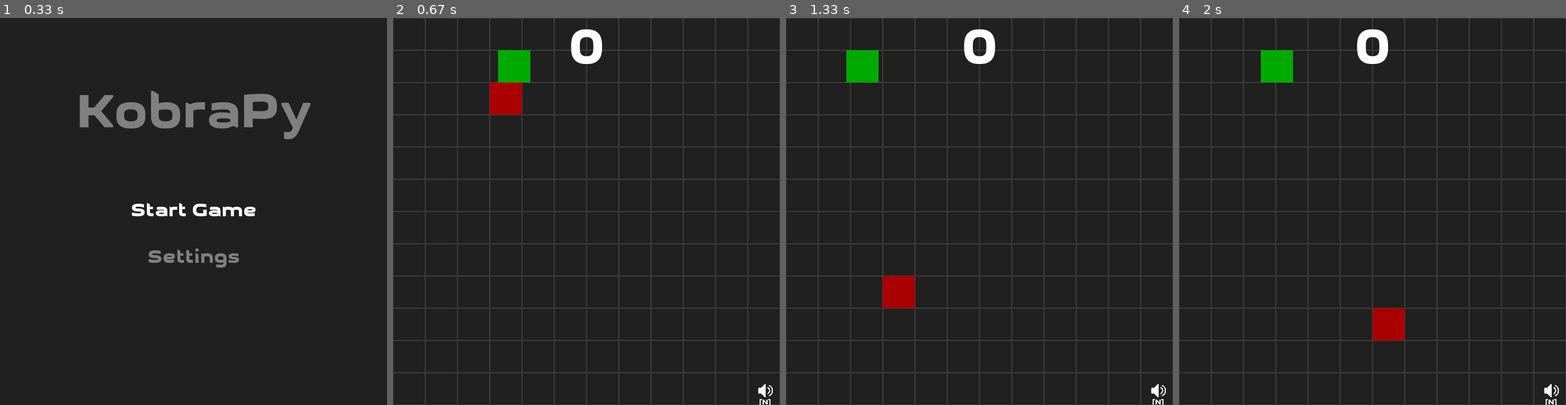
Above: before the commit, frames 1-4 (left to right).
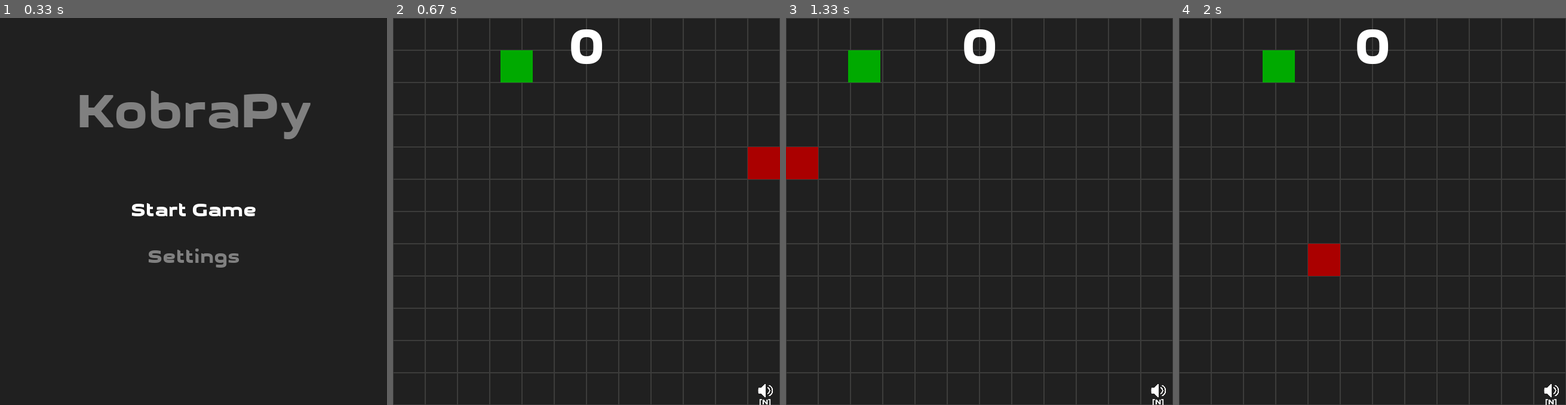
Above: after the commit, the same moments.

Repository: fossguild/naja
Game: pygame game, started from kobra.py
Two runs of this game, one before a commit and one after it. Both use one fixed random seed, a clock stepped at 60 frames per second and the inputs below.
Inputs:
- Up to frame 1 (0.33 s): no input
- Up to frame 2 (0.67 s): tap Enter at 0.33 s
- Up to frame 3 (1.33 s): hold Up 0.67-1.13 s; tap Enter at 1.17 s
- Up to frame 4 (2 s): tap Esc at 1.5 s; tap Enter at 1.83 s

Frame 1 is identical in both runs. In frame 2, 1.5% of the frame differs, in the area x 25-100%, y 8-42%; in frame 3, 1.5%; in frame 4, 1.5%.

Commit message:
adding support to Obstacle class

Diff:
--- /dev/null
+++ b/constants.py
@@ -0,0 +1,39 @@
+#!/usr/bin/env python3
+#
+#   Copyright (c) 2023, Monaco F. J. <monaco@usp.br>
+#
+#   This file is part of KobraPy.
+#
+#   KobraPy is free software: you can redistribute it and/or modify
+#   it under the terms of the GNU General Public License as published by
+#   the Free Software Foundation, either version 3 of the License, or
+#   (at your option) any later version.
+#
+#   This program is distributed in the hope that it will be useful,
+#   but WITHOUT ANY WARRANTY; without even the implied warranty of
+#   MERCHANTABILITY or FITNESS FOR A PARTICULAR PURPOSE.  See the
+#   GNU General Public License for more details.
+#
+#   You should have received a copy of the GNU General Public License
+#   along with this program.  If not, see <http://www.gnu.org/licenses/>.
+
+
+"""
+This file is for defining constants for the kobra.py game.
+This file is only for objects/constants whose values are known
+before runtime and never changed
+"""
+
+
+HEAD_COLOR = "#00aa00"  # Color of the snake's head.
+DEAD_HEAD_COLOR = "#4b0082"  # Color of the dead snake's head.
+TAIL_COLOR = "#00ff00"  # Color of the snake's tail.
+OBSTACLE_COLOR = "#666666"  # Color of the obstacles.
+APPLE_COLOR = "#aa0000"  # Color of the apple.
+ARENA_COLOR = "#202020"  # Color of the ground.
+GRID_COLOR = "#3c3c3b"  # Color of the grid lines.
+SCORE_COLOR = "#ffffff"  # Color of the scoreboard.
+MESSAGE_COLOR = "#808080"  # Color of the game-over message.
+
+WINDOW_TITLE = "KobraPy"  # Window title.
+CLOCK_TICKS = 4  # How fast the snake moves.
--- /dev/null
+++ b/entities.py
@@ -0,0 +1,288 @@
+#!/usr/bin/env python3
+#
+#   Copyright (c) 2023, Monaco F. J. <monaco@usp.br>
+#
+#   This file is part of KobraPy.
+#
+#   KobraPy is free software: you can redistribute it and/or modify
+#   it under the terms of the GNU General Public License as published by
+#   the Free Software Foundation, either version 3 of the License, or
+#   (at your option) any later version.
+#
+#   This program is distributed in the hope that it will be useful,
+#   but WITHOUT ANY WARRANTY; without even the implied warranty of
+#   MERCHANTABILITY or FITNESS FOR A PARTICULAR PURPOSE.  See the
+#   GNU General Public License for more details.
+#
+#   You should have received a copy of the GNU General Public License
+#   along with this program.  If not, see <http://www.gnu.org/licenses/>.
+
+"""
+This file is for defining the main game entities
+"""
+
+from __future__ import annotations
+
+import random
+from typing import Callable
+import pygame
+
+from constants import CLOCK_TICKS, APPLE_COLOR, OBSTACLE_COLOR
+
+
+##
+## Snake class
+##
+
+
+class Snake:
+
+    def __init__(self, width, height, grid_size):
+        """Initialize the Snake.
+
+        Args:
+            width: Game window width
+            height: Game window height
+            grid_size: Size of each grid cell
+        """
+        # Store window dimensions and grid size
+        self.width = width
+        self.height = height
+        self.grid_size = grid_size
+
+        # Dimension of each snake segment.
+        self.x, self.y = grid_size, grid_size
+
+        # Initial direction
+        # xmov :  -1 left,    0 still,   1 right
+        # ymov :  -1 up       0 still,   1 dows
+        self.xmov = 1
+        self.ymov = 0
+
+        # The snake has a head segement,
+        self.head = pygame.Rect(self.x, self.y, grid_size, grid_size)
+
+        # and a tail/history of positions (head first).
+        # Store integer grid coordinates (x, y) in `positions`, head at index 0.
+        self.positions = [(self.x, self.y)]
+        self.tail = self.positions[1:]
+
+        # The snake is born.
+        self.alive = True
+
+        # No collected apples.
+        self.got_apple = False
+
+        # Initial speed
+        self.speed = float(CLOCK_TICKS)
+
+        # For smooth movement
+        self.move_progress = 0.0
+        self.target_x = self.x
+        self.target_y = self.y
+        self.draw_x = self.x
+        self.draw_y = self.y
+
+        self.prev_head_x = self.x
+        self.prev_head_y = self.y
+
+    # This function is called at each loop interation.
+
+    def update(self, apple: Apple, obstacles: list[Obstacle] ,game_over_func: Callable):
+        """Update snake position and check for collisions.
+
+        Returns:
+            bool: True if the snake died this frame, False otherwise
+        """
+        died = False
+
+        # Calculate the head's next position based on current movement
+        next_x = self.head.x + self.xmov * self.grid_size
+        next_y = self.head.y + self.ymov * self.grid_size
+
+        # Only check collisions if the snake is currently moving
+        if self.xmov or self.ymov:
+            # Check for border crash.
+            if next_x not in range(0, self.width) or next_y not in range(0, self.height):
+                self.alive = False
+                died = True
+
+            # Check for self-bite.
+            for square in self.tail:
+                if next_x == square[0] and next_y == square[1]:
+                    self.alive = False
+                    died = True
+
+            # Check for obstacle collision.
+            for obstacle in obstacles:
+                if next_x == obstacle.x and next_y == obstacle.y:
+                    self.alive = False
+                    died = True
+
+            if self.alive:
+                self.target_x = next_x
+                self.target_y = next_y
+                self.move_progress = 0.0
+
+        # In the event of death, reset the game arena.
+        if not self.alive:
+            #handle game over visuals to the user
+            game_over_func()
+
+            # Respan the head
+            self.x, self.y = self.grid_size, self.grid_size
+            self.head = pygame.Rect(self.x, self.y, self.grid_size, self.grid_size)
+
+            # Respan the initial tail
+            self.tail = []
+
+            # Initial direction
+            self.xmov = 1  # Right
+            self.ymov = 0  # Still
+
+            # Resurrection
+            self.alive = True
+            self.got_apple = False
+
+            # Reset speed
+            self.speed = float(CLOCK_TICKS)
+
+            # For smooth movement
+            self.move_progress = 0.0
+            self.target_x = self.x
+            self.target_y = self.y
+            self.draw_x = self.x
+            self.draw_y = self.y
+            self.prev_head_x = self.x
+            self.prev_head_y = self.y
+
+            # Reposition the apple
+            apple.ensure_valid_position(self)
+
+        # Move the snake.
+        # Increment smooth movement progress
+        if self.xmov or self.ymov:
+            self.move_progress += self.speed / 60.0  # Adjust based on frame rate
+
+            # Interpolate drawing position
+            self.draw_x = self.head.x + (self.target_x - self.head.x) * min(self.move_progress, 1.0)
+            self.draw_y = self.head.y + (self.target_y - self.head.y) * min(self.move_progress, 1.0)
+
+            # Only update grid position when movement is complete
+            if self.move_progress >= 1.0:
+                self.prev_head_x = self.head.x
+                self.prev_head_y = self.head.y
+
+                # Prepend a new segment to tail.
+                self.tail.insert(0, (self.head.x, self.head.y))
+
+                if self.got_apple:
+                    self.got_apple = False
+                else:
+                    self.tail.pop()
+
+                # Move the head to target position
+                self.head.x = self.target_x
+                self.head.y = self.target_y
+                self.move_progress = 0.0
+
+        return died
+
+
+##
+## The apple class.
+##
+
+
+class Apple:
+    def __init__(self, width, height, grid_size):
+        """Initialize the Apple.
+
+        Args:
+            width: Game window width
+            height: Game window height
+            grid_size: Size of each grid cell
+        """
+        self.width = width
+        self.height = height
+        self.grid_size = grid_size
+
+        # Place at random position (will be refined by ensure_valid_position)
+        self.x = random.randrange(0, width, grid_size)
+        self.y = random.randrange(0, height, grid_size)
+        self.rect = pygame.Rect(self.x, self.y, grid_size, grid_size)
+
+    def ensure_valid_position(self, snake: Snake, obstacles: Obstacle | None = None):
+        """Move apple to a position not occupied by the snak or obstacles
+
+        Args:
+            snake: The Snake instance to avoid
+            obstacles: Obstacles to avoid
+        """
+        if obstacles is None:
+            obstacles = []
+
+        # Keep trying until we find a free grid cell (not on the snake).
+        while True:
+            self.x = random.randrange(0, self.width, self.grid_size)
+            self.y = random.randrange(0, self.height, self.grid_size)
+            self.rect = pygame.Rect(self.x, self.y, self.grid_size, self.grid_size)
+
+            head_free = not (self.x == snake.head.x and self.y == snake.head.y)
+            tail_free = all(
+                (self.x != seg[0] or self.y != seg[1]) for seg in snake.tail
+            )
+            obstacle_free = all(
+                (self.x != obs.x or self.y != obs.y) for obs in obstacles
+            )
+            if head_free and tail_free and obstacle_free:
+                break
+
+    # This function is called each iteration of the game loop
+    def update(self,arena):
+        """Draw the apple."""
+        pygame.draw.rect(arena, APPLE_COLOR, self.rect)
+
+
+
+
+class Obstacle:
+    def __init__(self, x, y, arena, grid_size):
+        self.x = x
+        self.y = y
+        self.rect = pygame.Rect(x, y, grid_size, grid_size)
+        self.arena = arena
+
+    def update(self):
+        # Draw the obstacle
+        pygame.draw.rect(self.arena, OBSTACLE_COLOR, self.rect)
+
+
+    @staticmethod
+    def calculate_obstacles_from_difficulty(difficulty,width,grid_size,height):
+        total_cells = (width // grid_size) * (height // grid_size)
+
+        difficulty_percentages = {
+            "None": 0.0,
+            "Easy": 0.04,
+            "Medium": 0.06,
+            "Hard": 0.10,
+            "Impossible": 0.15,
+        }
+
+        percentage = difficulty_percentages.get(difficulty, 0.0)
+        return int(total_cells * percentage)
+
+    @staticmethod
+    def is_blocked(x, y, new_obstacle_pos, obstacles_positions,width,height):
+        """Checks if a given coordinate is blocked by an obstacle, the new one, or the board edge."""
+        # Check if it's outside the board boundaries
+        if not (0 <= x < width and 0 <= y < height):
+            return True
+        # Check if it's the potential new obstacle
+        if (x, y) == new_obstacle_pos:
+            return True
+        # Check if it's an already existing obstacle
+        if (x, y) in obstacles_positions:
+            return True
+        return False
--- a/kobra.py
+++ b/kobra.py
@@ -20,6 +20,18 @@
 import sys
 import random
 import pygame
+from entities import Snake, Apple, Obstacle
+from constants import (
+    HEAD_COLOR,
+    DEAD_HEAD_COLOR,
+    TAIL_COLOR,
+    ARENA_COLOR,
+    GRID_COLOR,
+    SCORE_COLOR,
+    MESSAGE_COLOR,
+    WINDOW_TITLE,
+    CLOCK_TICKS,
+)
 
 ##
 ## Game customization.
@@ -126,20 +138,6 @@
     return max(lo, min(hi, v))
 
 
-def _calculate_obstacles_from_difficulty(difficulty):
-    total_cells = (WIDTH // GRID_SIZE) * (HEIGHT // GRID_SIZE)
-
-    difficulty_percentages = {
-        "None": 0.0,
-        "Easy": 0.04,
-        "Medium": 0.06,
-        "Hard": 0.10,
-        "Impossible": 0.15,
-    }
-
-    percentage = difficulty_percentages.get(difficulty, 0.0)
-    return int(total_cells * percentage)
-
 
 ## Format a setting value for display.
 def _fmt_setting_value(field, value):
@@ -284,8 +282,8 @@
     CLOCK_TICKS = float(SETTINGS["initial_speed"])
     MAX_SPEED = float(SETTINGS["max_speed"])
     DEATH_SOUND_ON = bool(SETTINGS["death_sound"])
-    NUM_OBSTACLES = _calculate_obstacles_from_difficulty(
-        SETTINGS["obstacle_difficulty"]
+    NUM_OBSTACLES = Obstacle.calculate_obstacles_from_difficulty(
+        SETTINGS["obstacle_difficulty"],WIDTH,GRID_SIZE,HEIGHT
     )
     MUSIC_ON = bool(SETTINGS["background_music"])
 
@@ -309,11 +307,11 @@
     # Optionally recreate moving objects to reflect new geometry/speed.
     if reset_objects:
         try:
-            globals()["snake"] = Snake()
+            globals()["snake"] = Snake(WIDTH, HEIGHT, GRID_SIZE)
             globals()["obstacles"] = create_obstacles_constructively(
                 NUM_OBSTACLES, snake.x, snake.y
             )
-            globals()["apple"] = Apple(snake, obstacles)
+            globals()["apple"] = Apple(WIDTH, HEIGHT, GRID_SIZE)
             snake.speed = CLOCK_TICKS
         except NameError:
             # If called before classes/instances exist, ignore.
@@ -396,9 +394,11 @@
         ):
             return event.key
 
-
-## Game-over prompt: only Space/Enter restart; Q quits.
-def game_over_prompt() -> None:
+def game_over_handler() -> None:
+     # Tell the bad news
+    pygame.draw.rect(arena, DEAD_HEAD_COLOR, snake.head)
+    pygame.display.update()
+    ## Game-over prompt: only Space/Enter restart; Q quits.
     _draw_center_message("Game Over", "Press Enter/Space to restart  •  Q to exit")
     key = _wait_for_keys({pygame.K_RETURN, pygame.K_SPACE, pygame.K_q})
     if key == pygame.K_q:
@@ -480,139 +480,6 @@
                             apply_settings(reset_objects=False)
 
 
-##
-## Snake class
-##
-
-
-class Snake:
-    def __init__(self):
-        # Dimension of each snake segment.
-
-        self.x, self.y = GRID_SIZE, GRID_SIZE
-
-        # Initial direction
-        # xmov :  -1 left,    0 still,   1 right
-        # ymov :  -1 up       0 still,   1 dows
-        self.xmov = 1
-        self.ymov = 0
-
-        # The snake has a head segement,
-        self.head = pygame.Rect(self.x, self.y, GRID_SIZE, GRID_SIZE)
-
-        # and a tail/history of positions (head first).
-        # Store integer grid coordinates (x, y) in `positions`, head at index 0.
-        self.positions = [(self.x, self.y)]
-        self.tail = self.positions[1:]
-
-        # The snake is born.
-        self.alive = True
-
-        # No collected apples.
-        self.got_apple = False
-
-        # Initial speed
-        self.speed = float(CLOCK_TICKS)
-
-        # For smooth movement
-        self.move_progress = 0.0
-        self.target_x = self.x
-        self.target_y = self.y
-        self.draw_x = self.x
-        self.draw_y = self.y
-
-        self.prev_head_x = self.x
-        self.prev_head_y = self.y
-
-    # This function is called at each loop interation.
-
-    def update(self):
-        global apple, obstacles
-
-        # Calculate the head's next position based on current movement
-        next_x = self.head.x + self.xmov * GRID_SIZE
-        next_y = self.head.y + self.ymov * GRID_SIZE
-
-        # Only check collisions if the snake is currently moving
-        if self.xmov or self.ymov:
-            # Check for border crash.
-            if next_x not in range(0, WIDTH) or next_y not in range(0, HEIGHT):
-                self.alive = False
-                if DEATH_SOUND_ON:
-                    gameover_sound.play()
-
-            # Check for self-bite (tail stores grid tuples (x,y)).
-            for square in self.tail:
-                if next_x == square[0] and next_y == square[1]:
-                    self.alive = False
-                    if DEATH_SOUND_ON:
-                        gameover_sound.play()
-
-            # Check for obstacle collision.
-            for obstacle in obstacles:
-                if next_x == obstacle.x and next_y == obstacle.y:
-                    self.alive = False
-                    if DEATH_SOUND_ON:
-                        gameover_sound.play()
-            if self.alive:
-                self.target_x = next_x
-                self.target_y = next_y
-                self.move_progress = 0.0
-
-        # In the event of death, reset the game arena.
-        if not self.alive:
-            # Tell the bad news
-            pygame.draw.rect(arena, DEAD_HEAD_COLOR, snake.head)
-            pygame.display.update()
-            game_over_prompt()
-
-            # Respan the head
-            self.x, self.y = GRID_SIZE, GRID_SIZE
-            self.head = pygame.Rect(self.x, self.y, GRID_SIZE, GRID_SIZE)
-
-            # Respan the initial tail
-            self.tail = []
-
-            # Initial direction
-            self.xmov = 1  # Right
-            self.ymov = 0  # Still
-
-            # Resurrection
-            self.alive = True
-            self.got_apple = False
-
-            # Reset speed
-            self.speed = float(CLOCK_TICKS)
-
-            # For smooth movement
-            self.move_progress = 0.0
-            self.target_x = self.x
-            self.target_y = self.y
-            self.draw_x = self.x
-            self.draw_y = self.y
-            self.prev_head_x = self.x
-            self.prev_head_y = self.y
-
-            # Drop an apple
-            apple = Apple(self, obstacles)
-
-
-##
-## The obstacle class.
-##
-
-
-class Obstacle:
-    def __init__(self, x, y):
-        self.x = x
-        self.y = y
-        self.rect = pygame.Rect(x, y, GRID_SIZE, GRID_SIZE)
-
-    def update(self):
-        # Draw the obstacle
-        pygame.draw.rect(arena, OBSTACLE_COLOR, self.rect)
-
-
 def is_grid_connected(obstacles, snake_start_x, snake_start_y):
     """Checks if all free cells on the grid are connected using BFS."""
     obstacles_positions = {(obs.x, obs.y) for obs in obstacles}
@@ -653,21 +520,6 @@
     # The grid is connected if all free cells were visited
     return len(visited) == total_free_cells
 
-
-def is_blocked(x, y, new_obstacle_pos, obstacles_positions):
-    """Checks if a given coordinate is blocked by an obstacle, the new one, or the board edge."""
-    # Check if it's outside the board boundaries
-    if not (0 <= x < WIDTH and 0 <= y < HEIGHT):
-        return True
-    # Check if it's the potential new obstacle
-    if (x, y) == new_obstacle_pos:
-        return True
-    # Check if it's an already existing obstacle
-    if (x, y) in obstacles_positions:
-        return True
-    return False
-
-
 def would_create_trap(new_obstacle_pos, obstacles_positions):
     """
     Checks if placing a new obstacle creates a trap for any adjacent cell.
@@ -681,8 +533,8 @@
         neighbor_x, neighbor_y = new_x + dx, new_y + dy
 
         # If the neighbor is not a free cell, we don't need to check it.
-        if is_blocked(
-            neighbor_x, neighbor_y, (0, 0), obstacles_positions
+        if Obstacle.is_blocked(
+            neighbor_x, neighbor_y, (0, 0), obstacles_positions, WIDTH,HEIGHT
         ):  # Note: passing dummy new_pos
             continue
 
@@ -698,7 +550,7 @@
         ]
 
         for side_x, side_y in sides_to_check:
-            if is_blocked(side_x, side_y, new_obstacle_pos, obstacles_positions):
+            if Obstacle.is_blocked(side_x, side_y, new_obstacle_pos, obstacles_positions,WIDTH,HEIGHT):
                 blocked_sides_count += 1
 
         # If 3 or more sides are blocked, it's a trap.
@@ -737,7 +589,7 @@
                 continue
 
             # If the local check passes, add the obstacle
-            obstacles.append(Obstacle(candidate_pos[0], candidate_pos[1]))
+            obstacles.append(Obstacle(candidate_pos[0], candidate_pos[1], arena, GRID_SIZE))
             obstacles_positions.add(candidate_pos)
 
         # Rule 2: Don't disconnect the map
@@ -745,38 +597,6 @@
             obstacles, snake_start_x, snake_start_y
         ):
             return obstacles
-
-
-##
-## The apple class.
-##
-
-
-class Apple:
-    def __init__(self, snake, obstacles=None):
-        if obstacles is None:
-            obstacles = []
-
-        while True:
-            self.x = random.randrange(0, WIDTH, GRID_SIZE)
-            self.y = random.randrange(0, HEIGHT, GRID_SIZE)
-            self.rect = pygame.Rect(self.x, self.y, GRID_SIZE, GRID_SIZE)
-
-            head_free = not (self.x == snake.head.x and self.y == snake.head.y)
-            tail_free = all(
-                (self.x != seg[0] or self.y != seg[1]) for seg in snake.tail
-            )
-            obstacle_free = all(
-                (self.x != obs.x or self.y != obs.y) for obs in obstacles
-            )
-            if head_free and tail_free and obstacle_free:
-                break
-
-    # This function is called each iteration of the game loop
-    def update(self):
-        # Draw the apple
-        pygame.draw.rect(arena, APPLE_COLOR, self.rect)
-
 
 ##
 ## Draw the arena
@@ -827,11 +647,11 @@
 ## Start flow
 ##
 start_menu()  # blocks until user picks "Start Game"
-snake = Snake()  # create with the final, chosen GRID_SIZE
+snake = Snake(WIDTH, HEIGHT, GRID_SIZE)  # create with the final, chosen GRID_SIZE
 obstacles = create_obstacles_constructively(
     NUM_OBSTACLES, snake.x, snake.y
 )  # create obstacles
-apple = Apple(snake, obstacles)
+apple = Apple(WIDTH, HEIGHT, GRID_SIZE)
 
 ##
 ## Main loop
@@ -887,12 +707,17 @@
                 apply_settings(reset_objects=False)
     ## Update the game
 
+    died = False
     if game_on:
         # If we're not currently interpolating between grid cells and a movement
         # direction is set, schedule the next grid move by calling snake.update().
         if snake.target_x == snake.head.x and snake.target_y == snake.head.y:
             if snake.xmov or snake.ymov:
-                snake.update()
+                died = snake.update(apple,obstacles,game_over_handler)
+
+        # Play death sound if snake died
+        if died and DEATH_SOUND_ON:
+            gameover_sound.play()
 
         # Advance interpolation toward the current target grid cell (if any)
         if snake.target_x != snake.head.x or snake.target_y != snake.head.y:
@@ -945,7 +770,7 @@
         for obstacle in obstacles:
             obstacle.update()
 
-        apple.update()
+        apple.update(arena)
 
     # Draw the tail with smooth interpolation
     for i, (tx, ty) in enumerate(snake.tail):
@@ -987,7 +812,8 @@
         snake.got_apple = True
         snake.speed = min(snake.speed * 1.1, MAX_SPEED)  # Increase speed
         # print(f"[APPLE] Speed increased to: {snake.speed:.2f}")
-        apple = Apple(snake, obstacles)
+        apple = Apple(WIDTH, HEIGHT, GRID_SIZE)
+        apple.ensure_valid_position(snake, obstacles)
 
     # Update display and move clock.
     pygame.display.update()
